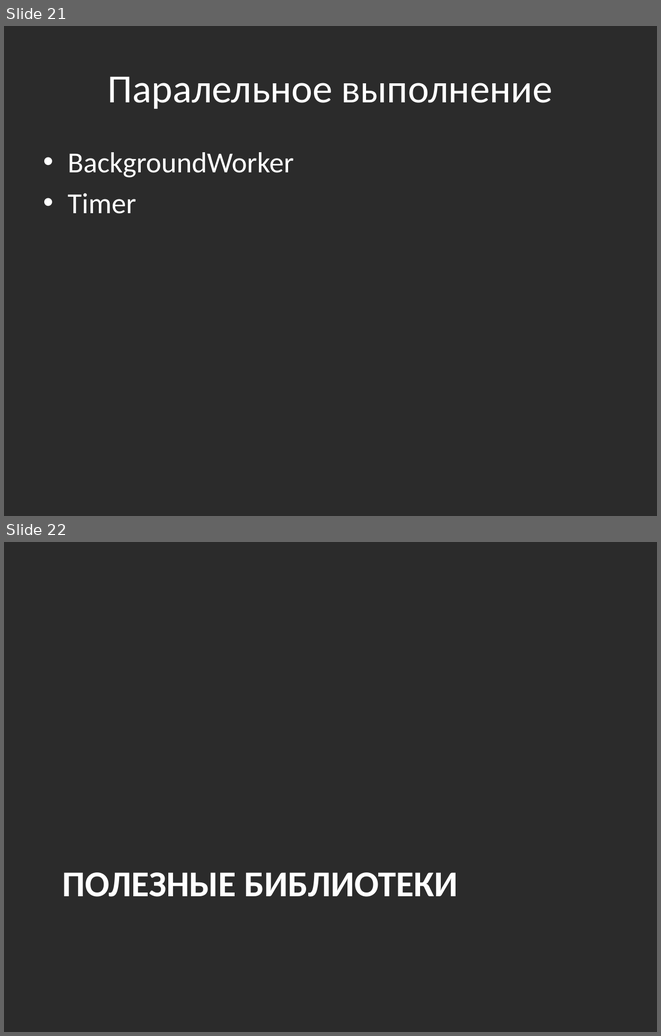
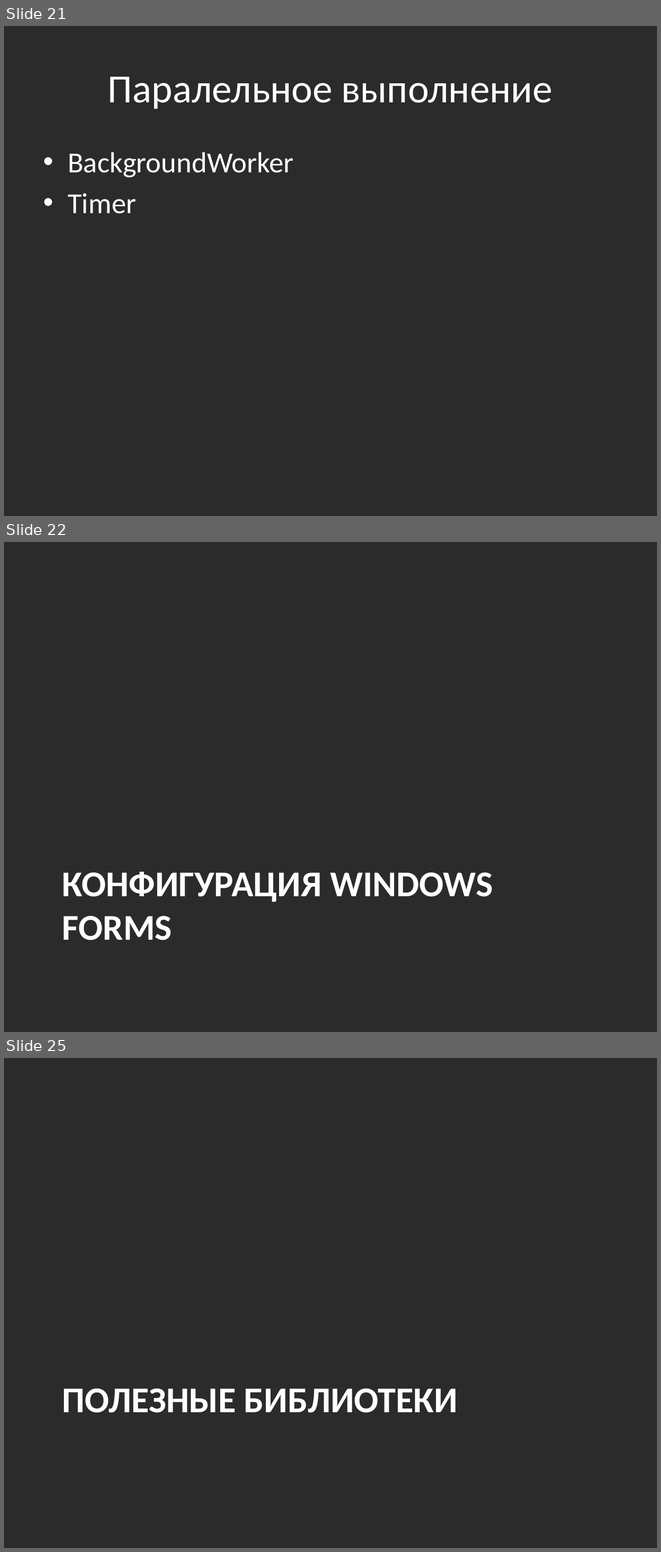
Before and after one commit to bazile/Training, a slide deck: Presentation/lesson-12-winforms.pptx. Shown one above the other, each under a label of ours: slides 21 and 22 before the commit, slides 21, 22 and 25 after it; the slides between them are not shown. The pictures are 661x1036 and 661x1552 pixels, drawn with LibreOffice and Linux fonts; fonts in the diff are those of the drawing; background and template pictures are left out; a plain dark background stands for a picture behind light text. Boxes give left, top, right and bottom in pixels: in the first picture for what was removed or moved away, otherwise in the second. Text is boxed around its words. In the diff, an @@ line names an element or a change of style, - is before the commit and + after.

```diff
--- a/Presentation/lesson-12-winforms.pptx
+++ b/Presentation/lesson-12-winforms.pptx
@@ slide 22 added at box(4, 542, 657, 1032), background picture (left out) @@
@@ title added at box(62, 871, 493, 940), 40 pt, text #FFFFFF, bold @@
+КОНФИГУРАЦИЯ WINDOWS FORMS
@@ what was slide 22 is now slide 25 @@
```
Also in this commit, not shown: 2 other slides added, 12 other files.
